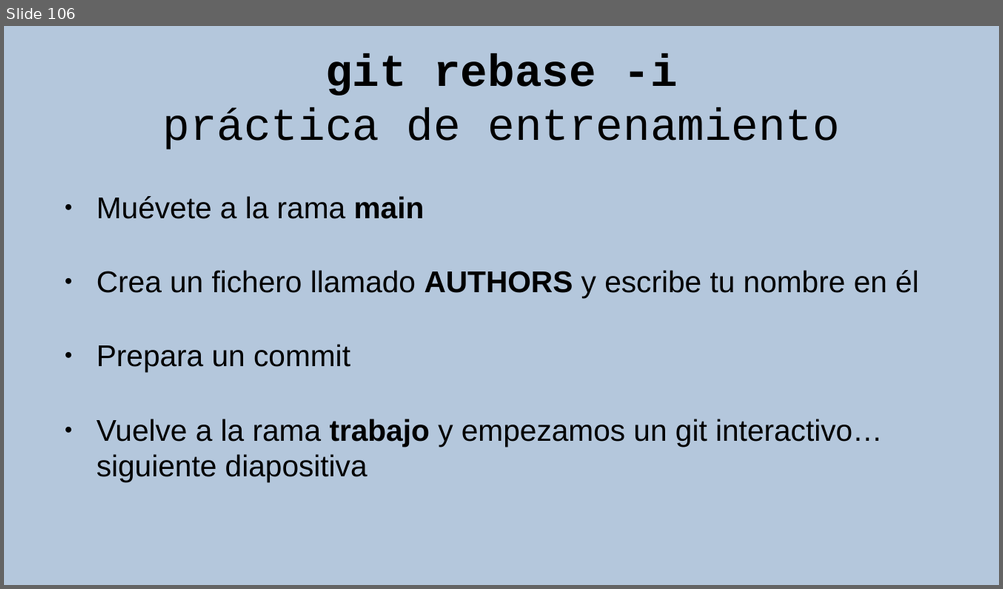
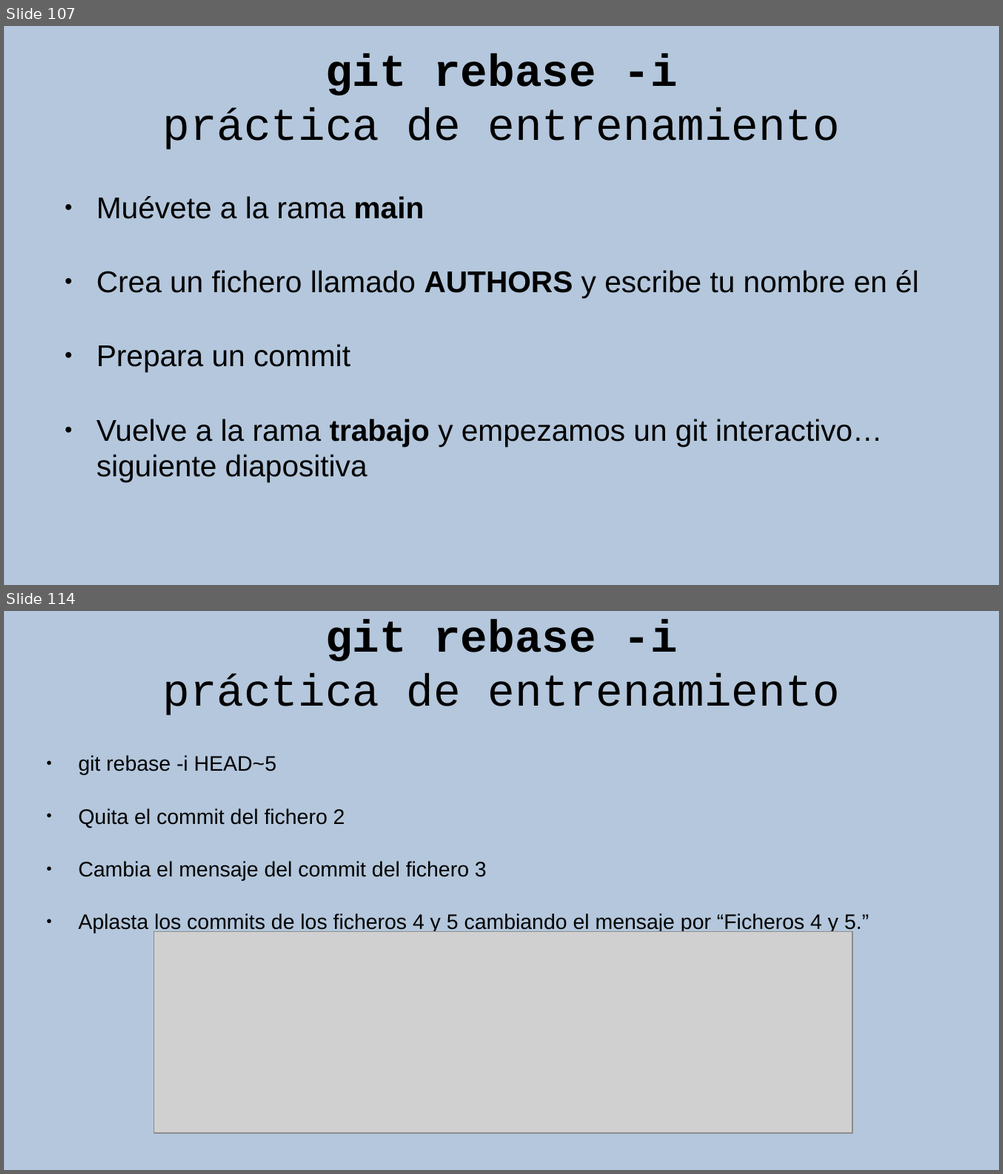
Before and after one commit to rgmf/eed2425, a slide deck: ut/02_control_de_versiones/presentacion/02_git_local.odp. Shown one above the other, each under a label of ours: slide 106 before the commit, slides 107 and 114 after it; the slides between them are not shown. The pictures are 1003x589 and 1003x1174 pixels, drawn with LibreOffice and Linux fonts; fonts in the diff are those of the drawing; grey boxes stand for pictures. Boxes give left, top, right and bottom in pixels: in the first picture for what was removed or moved away, otherwise in the second. Text is boxed around its words. In the diff, an @@ line names an element or a change of style, - is before the commit and + after.

```diff
--- a/ut/02_control_de_versiones/presentacion/02_git_local.odp
+++ b/ut/02_control_de_versiones/presentacion/02_git_local.odp
@@ slide 114 added at (x1=4, y1=611, x2=999, y2=1170), background #B4C7DC @@
@@ title added at (x1=163, y1=619, x2=839, y2=715), 36 pt, text #000000 @@
+git rebase -i
+práctica de entrenamiento
@@ text added at (x1=78, y1=755, x2=868, y2=934), 16.8 pt, text #000000 @@
+● git rebase -i HEAD~5
+● Quita el commit del fichero 2
+● Cambia el mensaje del commit del fichero 3
+● Aplasta los commits de los ficheros 4 y 5 cambiando el mensaje por “Ficheros 4 y 5.”
@@ picture added at (x1=153, y1=932, x2=852, y2=1134) @@
@@ what was slide 106 is now slide 107 @@
```
Also in this commit, not shown: 1 slide changed, 7 other slides added, 3 other files.
